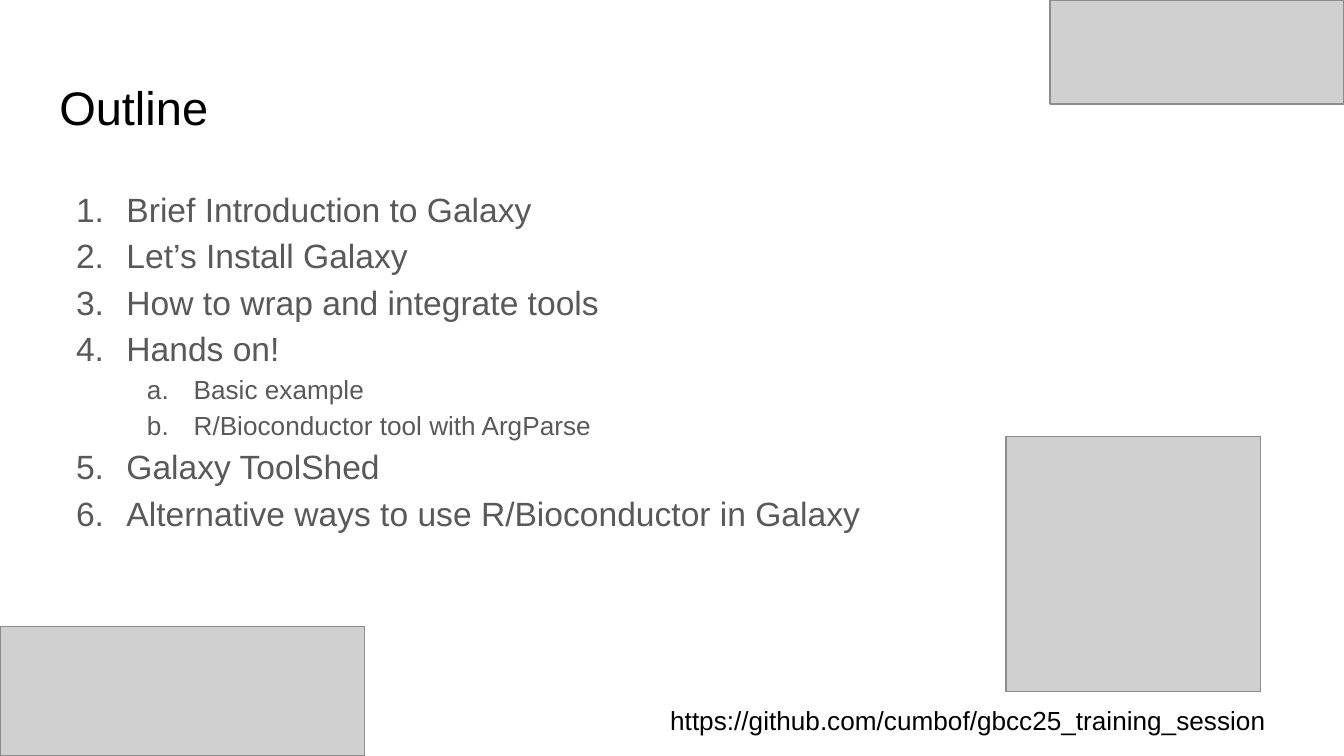
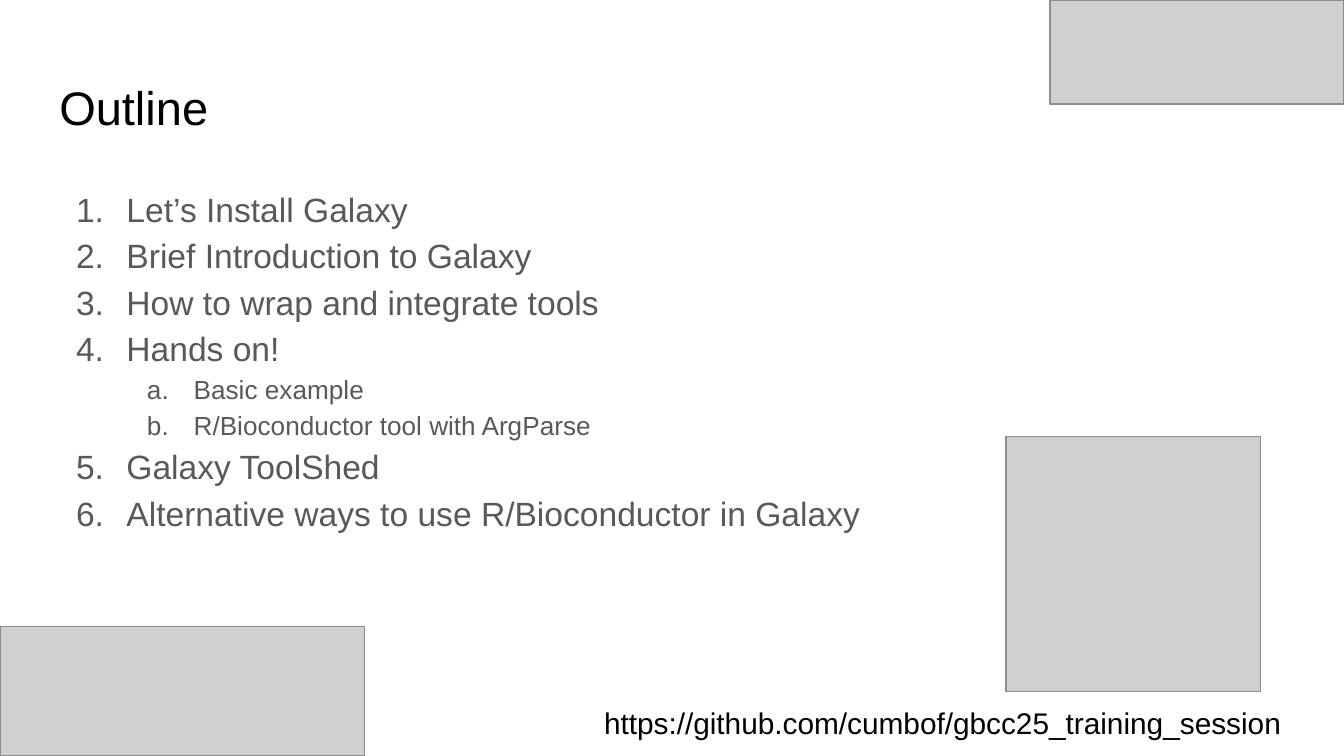
Before and after one commit to cumbof/gbcc25_training_session, a slide deck: slide 2 of Deck.pptx. Drawn at 1344x756 pixels with LibreOffice and Linux fonts; fonts in the diff are those of the drawing; grey boxes stand for pictures. Boxes give left, top, right and bottom in pixels: in the first picture for what was removed or moved away, otherwise in the second. Text is boxed around its words. In the diff, an @@ line names an element or a change of style, - is before the commit and + after.

Commit message:
update slide deck

```diff
--- a/Deck.pptx
+++ b/Deck.pptx
@@ text at (126,197,408,228): paragraph added @@
+1. Let’s Install Galaxy
@@ text at (126,243,408,274): paragraph removed @@
-2. Let’s Install Galaxy
@@ text "https://github.com/cumbof/gbcc25_training_session": place and size @@
-text "https://github.com/cumbof/gbcc25_training_session" at (670,711,1265,736)
+text "https://github.com/cumbof/gbcc25_training_session" at (604,712,1281,740)
@@ text "https://github.com/cumbof/gbcc25_training_session" at (604,712,1281,740): size 14 to 16 pt @@
```
Also in this commit, not shown: 2 other slides changed, 2 slides added.
